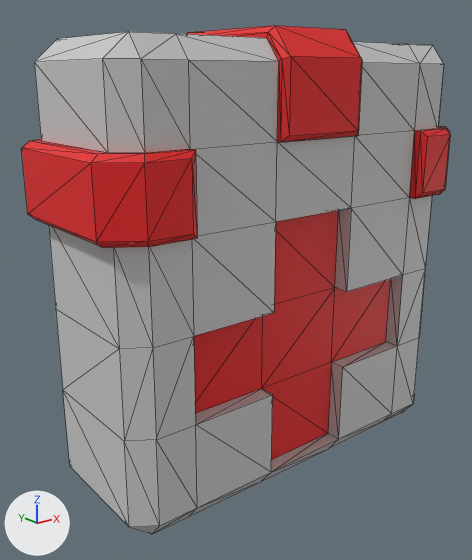
An edit to the glTF model Assets/3D_models/Enviroment/Apteka_0_5_0_2_0_5_mesh.glb, drawn before and after from the same camera.
Camera for both pictures: a 50 mm lens placed at (-0.494, -0.569, 0.211), pointed at (-0.029, 0.012, -0.022). Lighting does not change. The marker at lower left points along +X, +Y and +Z. Mesh edges are drawn as thin lines. Objects named as collision shapes, trigger or cutter boxes, shadow casters or lower levels of detail are left out. Vertices at the same position are counted once.

Objects in the first picture: 'Apteka_0.5_0.2_0.5_mesh'.
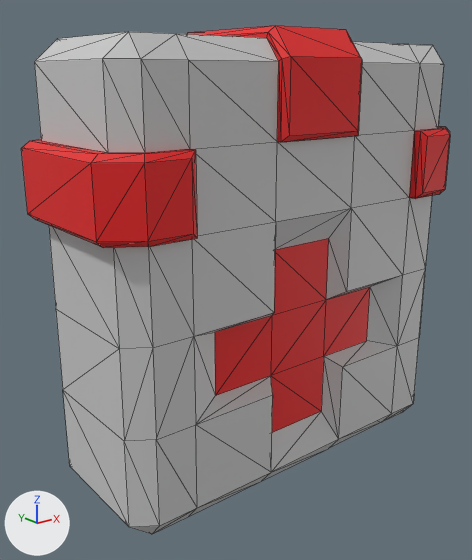
The edits, one by one:
me_cube has 216 vertices, 428 faces and spans x -0.25..0.25, y -0.1..0.1, z -0.244..0.256.
me_cube is used by ob_apteka_0_5_0_2_0_5_mesh; location (0.0, 0.0, 0.0).
me_cube part 1: all 24 vertices in x -0.16..0.16, y -0.068..0.068, z -0.223..0.069 are scaled about their middle by (0.755, 1, 0.755).

What differs and where, as boxes [x1, y1, x2, y2] in the pictures (472 x 560 px; the box of a moved part takes in the faces that stretch with it):
part 1 of me_cube, moved or reshaped: [194, 208, 403, 472] in both
